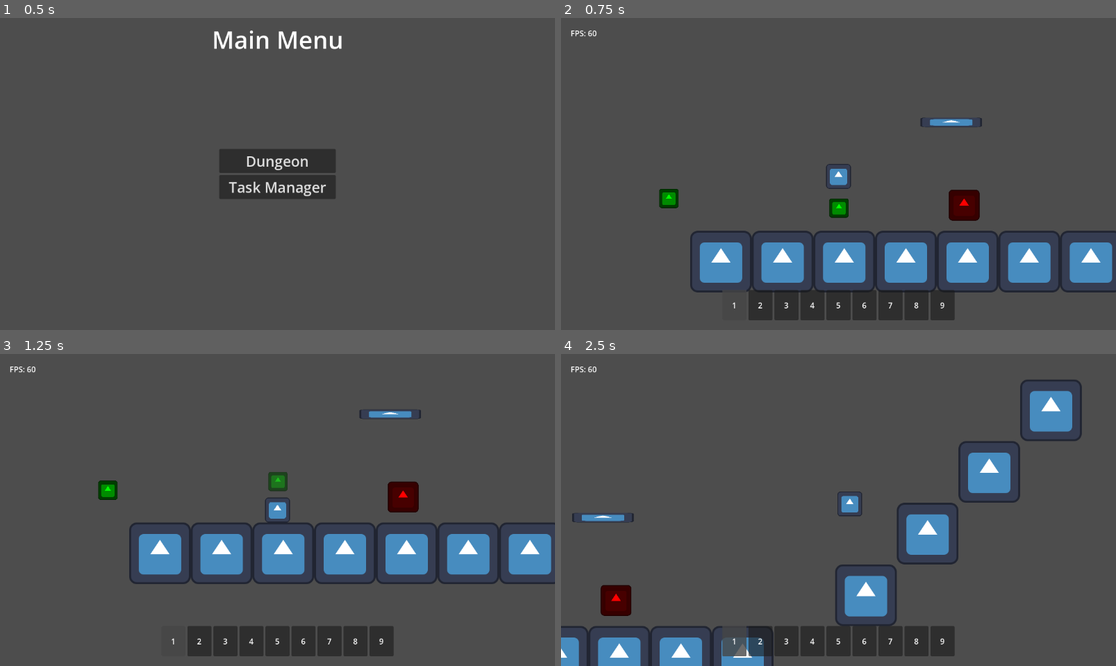
Above: before the commit, frames 1-4 (two rows, left to right).
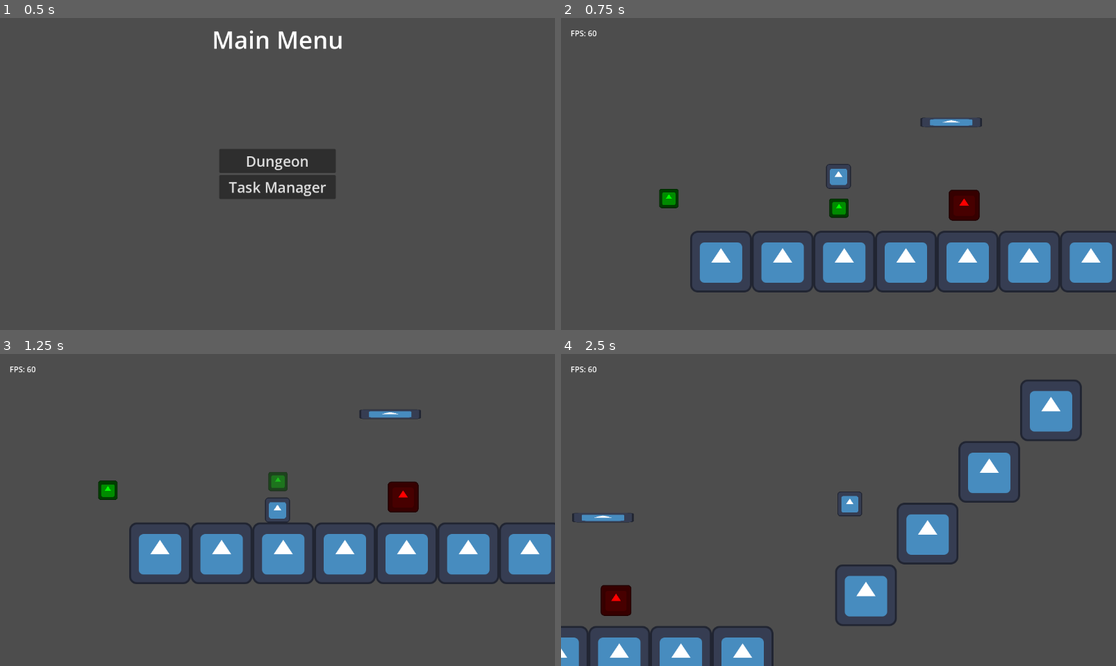
Above: after the commit, the same moments.

Repository: TheHumanMRP/RPG-Life-Tracker
Game: Godot game, scene res://Folders/Systems/Main/Scenes/main_scene.tscn
Same seed, same stepped clock (60 frames per second), same inputs: the game is played once before the commit and once after it. The engine's default icon, where the game draws it, is replaced by a stand-in: a white triangle on a blue panel in a dark square.
Inputs (mouse positions are in pixels of both pictures, inside the frame that each line leads up to):
- Up to frame 1 (0.5 s): no input
- Up to frame 2 (0.75 s): click "Dungeon" at 0.5 s
- Up to frame 3 (1.25 s): no input
- Up to frame 4 (2.5 s): move the mouse to (733, 641) at 1.27 s; hold D (move_right) from 1.28 s (still down); tap E (equip_item) at 1.35, 2.3 s; click (733, 641) at 1.42 s; tap Space (jump) at 1.52, 2.27 s; move the mouse to (760, 641) at 2.02 s; tap T (add_test_sword) at 2.1 s; click (760, 641) at 2.17 s

Frame 1 is identical in both runs. In frame 2, 3.1% of the frame differs, in the area x 29-71%, y 87-97%; in frame 3, 3.3%; in frame 4, 3.5%.
Error before the commit: Invalid access to property or key 'EMPTY_HOTBAR_SLOT' on a base object of type 'Node (Consts)'. (res://Folders/Components/Equipment_Manager/equipment_manager.g…
Error after the commit: Parse Error: Identifier "EMPTY_HOTBAR_SLOT" not declared in the current scope. (res://Folders/Systems/Inventory_System/Scripts/Hotbar/hotbar_slot.gd:55)

Commit message:
Auto commit at 2026-08-23 00:37:38

Diff:
--- a/Folders/Systems/Inventory_System/Scripts/Hotbar/hotbar_slot.gd
+++ b/Folders/Systems/Inventory_System/Scripts/Hotbar/hotbar_slot.gd
@@ -19,21 +19,11 @@
 @onready var display_logo: TextureRect = $%Logo_Display
 @onready var slot_number_label: Label = $%Slot_Number
 
-
-# ------------------------------------------------------------------------------
-# Variables
-# ------------------------------------------------------------------------------
-
-var EMPTY_HOTBAR_SLOT: int
-
-
 # ------------------------------------------------------------------------------
 # Lifecycle
 # ------------------------------------------------------------------------------
 
 func _ready() -> void:
-	EMPTY_HOTBAR_SLOT = Constants.NO_ITEM
-
 	SignalBus.hotbar_changed.connect(refresh)
 
 	refresh()
@@ -151,7 +141,7 @@
 		print("\nHotbar Slot: Equipped an item with item_id:, ", item_id, " and slot index: ", slot_index)
 		SignalBus.hotbar_item_equipped.emit(slot_index)
 
-		item_id = Constants.EMPTY_HOTBAR_SLOT
+		item_id = Constants.NO_ITEM
 
 # ------------------------------------------------------------------------------
 # Selection
